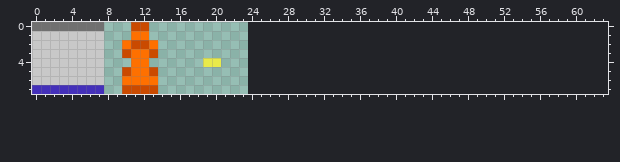
One commit to this pixel-art sprite: htdocs/textures.png. The picture above is the old version.
The file is 24x8 pixels. The old version is drawn lined up with the new one, on the new canvas.
After the commit:
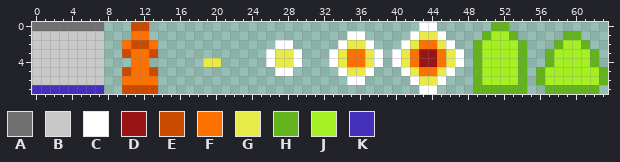
Palette (. is transparent): A #707070  B #c8c8c8  C #ffffff  D #991515  E #ca4a00  F #fe7000  G #e8ea4a  H #63b31d  J #a4f022  K #4430ba
Diff:
canvas 24x8 -> 64x8
y 0: x 43..44 .. -> CC; x 51..52 .. -> HH
y 1: x 35..36 .. -> CC; x 42..45 .... -> CGGC; x 50..53 .... -> HJJH; x 59..60 .. -> HH
y 2: x 27..28 .. -> CC; x 34..37 .... -> CGGC; x 41..46 ...... -> CGFFGC; x 49..54 ...... -> HJJJJH; x 58..61 .... -> HJJH
y 3..4: x 26..29 .... -> CGGC; x 33..38 ...... -> CGFFGC; x 40..47 ........ -> CGFDDFGC; x 49..54 ...... -> HJJJJH; x 57..62 ...... -> HJJJJH
y 5: x 27..28 .. -> CC; x 34..37 .... -> CGGC; x 41..46 ...... -> CGFFGC; x 49..54 ...... -> HJJJJH; x 56..63 ........ -> HJJJJJJH
y 6: x 35..36 .. -> CC; x 42..45 .... -> CGGC; x 49..54 ...... -> HJJJJH; x 56..63 ........ -> HJJJJJJH
y 7: x 43..44 .. -> CC; x 49..54 ...... -> HHHHHH; x 57..62 ...... -> HHHHHH
